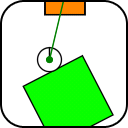
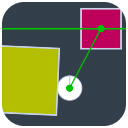
Revision of a layered (128, 128) image; what changed, layer by layer:
renamed "Layer 0" to "Layer 1", painted on it over [left=0, top=0, right=128, bottom=128]
painted on "Color Fill 1" over [left=0, top=0, right=128, bottom=128]
